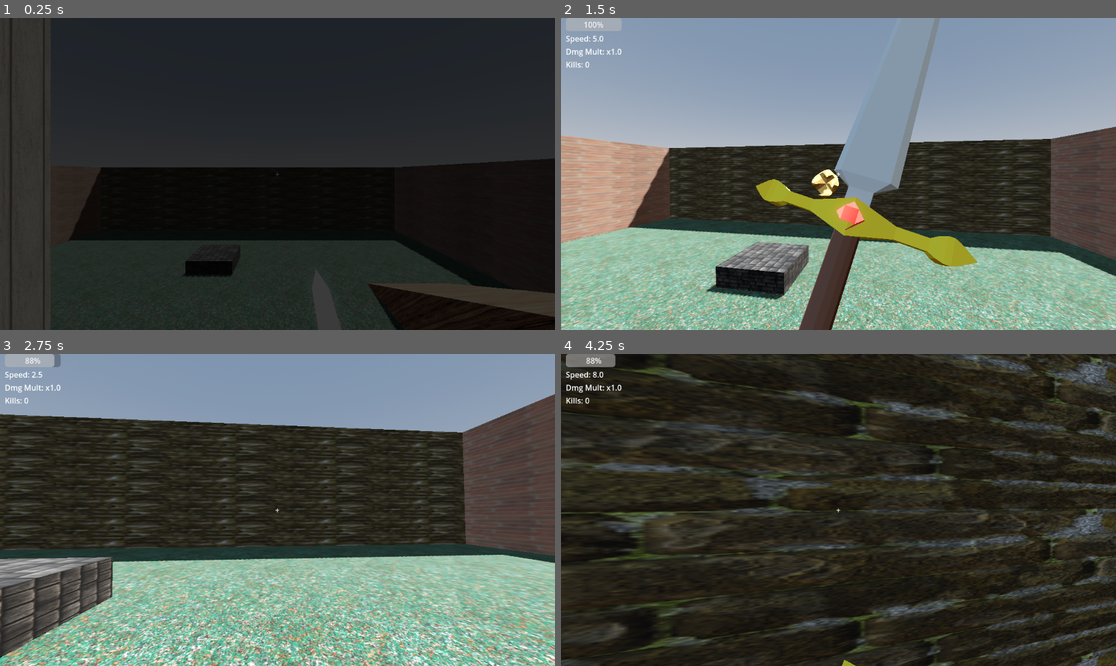
Above: before the commit, frames 1-4 (two rows, left to right).
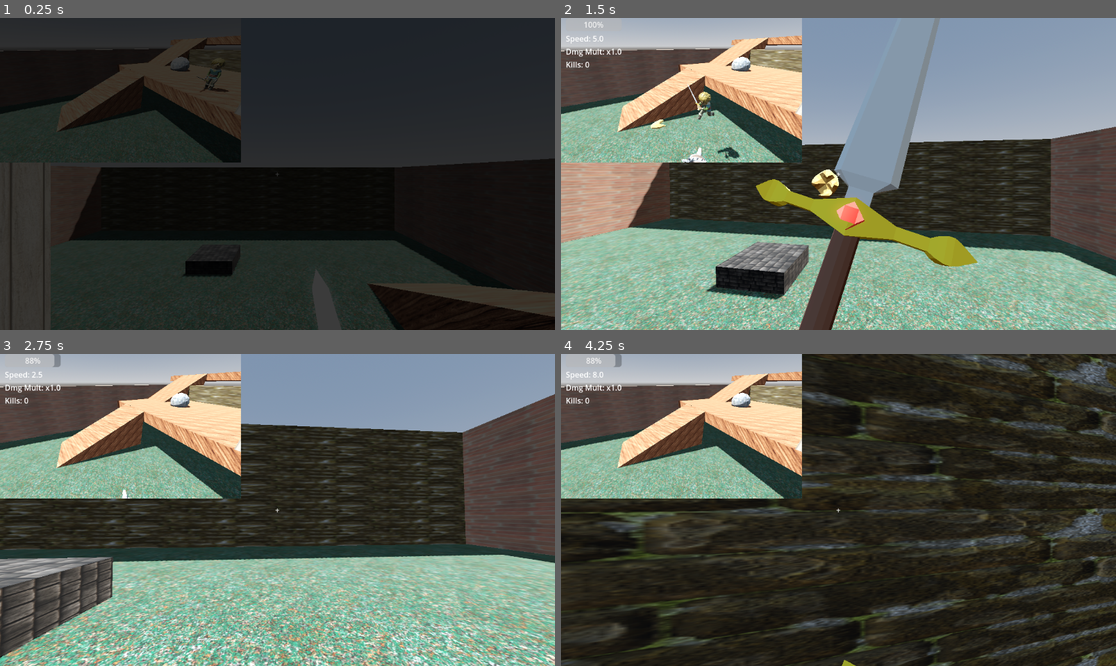
Above: after the commit, the same moments.

Repository: Joey-Red/godot-game-juice
Game: Godot game, scene res://Scenes/Main.tscn
Two runs of this game, one before a commit and one after it. Both use one fixed random seed, a clock stepped at 60 frames per second and the inputs below.
Inputs (mouse positions are in pixels of both pictures, inside the frame that each line leads up to):
- Up to frame 1 (0.25 s): no input
- Up to frame 2 (1.5 s): tap Enter at 0.5 s; move the mouse to (866, 174) at 0.52 s; hold W (move_forward) from 0.53 s (still down); click (866, 174) at 0.6 s; tap Space (jump) at 0.77 s; move the mouse to (810, 174) at 1.27 s; right-click (810, 174) at 1.35 s
- Up to frame 3 (2.75 s): keep holding W (move_forward); tap Space (jump) at 1.52 s; move the mouse to (288, 503) at 2.02 s; hold C (crouch) from 2.03 s (still down)
- Up to frame 4 (4.25 s): keep holding W (move_forward); move the mouse to (832, 516) at 2.77 s; release C (crouch) at 2.78 s; tap E (interact) at 2.85 s; tap Space (jump) at 3.02, 3.77 s; move the mouse to (877, 513) at 3.52 s; hold Shift (sprint) from 3.53 s (still down)

The runs differ from the first frame. In frame 1, 8.3% of the frame differs, in the area x 0-44%, y 5-47%; in frame 2, 19%; in frame 3, 18%; in frame 4, 19%, in the area x 0-44%, y 0-47%.

Commit message:
more juice
Enemy healthbar has more juice.
Now, in the Profile_EnemyHit.tres the enemy healthbar gets a bit bigger (very fast) and the enemy healthbar has a ghost healthbar, so it drains over time rather than instant like the normal healthbar.

Diff:
--- a/JuiceSystem/Data/Profiles/Profile_EnemyHit.tres
+++ b/JuiceSystem/Data/Profiles/Profile_EnemyHit.tres
@@ -1,12 +1,13 @@
-[gd_resource type="Resource" script_class="JuiceProfile" load_steps=6 format=3 uid="uid://o2hiqvcevlcr"]
+[gd_resource type="Resource" script_class="JuiceProfile" load_steps=7 format=3 uid="uid://o2hiqvcevlcr"]
 
 [ext_resource type="Script" uid="uid://cwnq3wkfbc7qc" path="res://JuiceSystem/Resources/JuiceEffect.gd" id="1_5cp1q"]
 [ext_resource type="Script" uid="uid://bcl7vmsmjsqqb" path="res://JuiceSystem/Resources/JuiceProfile.gd" id="2_3b0el"]
 [ext_resource type="Resource" uid="uid://bdpj4h1vr1kb1" path="res://JuiceSystem/Data/Sound_EnemyHit.tres" id="2_b4wvq"]
 [ext_resource type="Resource" uid="uid://bcj1enut0oikd" path="res://JuiceSystem/Data/Flash_Standard.tres" id="3_b4wvq"]
 [ext_resource type="Resource" uid="uid://bplwi3u2lv7ou" path="res://JuiceSystem/Data/Spawn_Blood.tres" id="4_8sacu"]
+[ext_resource type="Resource" uid="uid://c0keqiqn8gseg" path="res://JuiceSystem/Data/PunchHealthbar.tres" id="5_uu0y3"]
 
 [resource]
 script = ExtResource("2_3b0el")
-effects = Array[ExtResource("1_5cp1q")]([ExtResource("2_b4wvq"), ExtResource("3_b4wvq"), ExtResource("4_8sacu")])
+effects = Array[ExtResource("1_5cp1q")]([ExtResource("2_b4wvq"), ExtResource("3_b4wvq"), ExtResource("4_8sacu"), ExtResource("5_uu0y3")])
 metadata/_custom_type_script = "uid://bcl7vmsmjsqqb"
--- /dev/null
+++ b/JuiceSystem/Data/PunchHealthbar.tres
@@ -0,0 +1,7 @@
+[gd_resource type="Resource" script_class="EffectPunchScale" load_steps=2 format=3 uid="uid://c0keqiqn8gseg"]
+
+[ext_resource type="Script" uid="uid://bjw57aqp105dl" path="res://JuiceSystem/Effects/Effect_PunchScaleUI.gd" id="1_kjicv"]
+
+[resource]
+script = ExtResource("1_kjicv")
+metadata/_custom_type_script = "uid://bjw57aqp105dl"
--- /dev/null
+++ b/JuiceSystem/Effects/Effect_PunchScaleUI.gd
@@ -0,0 +1,50 @@
+class_name EffectPunchScale
+extends JuiceEffect
+
+## The name of the node to punch.
+## Defaults to "EnemyHealthbar3D" based on your screenshot.
+@export var node_name: String = "EnemyHealthbar3D"
+
+## How big to punch it (Multiplier).
+@export var punch_amount: Vector3 = Vector3(1.5, 1.5, 1.5)
+
+## How fast it snaps back.
+@export var duration: float = 0.2
+
+func execute(target: Node, _context: Dictionary = {}) -> void:
+	# 1. Find the Healthbar
+	# We use find_child to be safe, or get_node if you are sure of the name
+	var ui_node = target.find_child(node_name, true, false)
+
+	if not ui_node:
+		return
+
+	# 2. Kill existing tweens (so hits don't conflict)
+	# This prevents the bar from growing infinitely if you hit it fast
+	var tree = target.get_tree()
+	if not tree:
+		return
+
+	# 3. Create the Tween
+	var tween = tree.create_tween()
+	tween.set_trans(Tween.TRANS_ELASTIC) # Bouncy feel
+	tween.set_ease(Tween.EASE_OUT)
+
+	# "Punch" it up instantly-ish? No, let's tween TO the punch, then BACK.
+	# Actually, setting scale immediately and tweening back feels snappier.
+
+	# Store original scale if possible, or assume 1.0.
+	# For UI, usually 1.0 is safe, but let's be careful.
+	var end_scale = Vector3.ONE
+	if ui_node.has_meta("base_scale"):
+		end_scale = ui_node.get_meta("base_scale")
+	else:
+		# Save the initial scale the first time we touch it
+		end_scale = ui_node.scale
+		ui_node.set_meta("base_scale", end_scale)
+
+	# Apply the punch immediately
+	ui_node.scale = end_scale * punch_amount
+
+	# Tween back to normal
+	tween.tween_property(ui_node, "scale", end_scale, duration)
--- a/Scenes/Main.tscn
+++ b/Scenes/Main.tscn
@@ -9,6 +9,7 @@
 [ext_resource type="PackedScene" uid="uid://fl35pvoq34i8" path="res://Player/Spawner/player_spawner.tscn" id="6_v1gob"]
 [ext_resource type="PackedScene" uid="uid://beeu2vt163dw0" path="res://Enemies/Real_Enemies/Donyatsu.tscn" id="7_50glp"]
 [ext_resource type="PackedScene" uid="uid://dwo5owt1ajxim" path="res://Enemies/Real_Enemies/testenemy.tscn" id="8_vy5pj"]
+[ext_resource type="PackedScene" uid="uid://dc53ufoxmbgbu" path="res://Player/CameraDebug/CameraDebugContainer.tscn" id="10_bmxlf"]
 
 [sub_resource type="ProceduralSkyMaterial" id="ProceduralSkyMaterial_r150o"]
 sky_horizon_color = Color(0.66224277, 0.6717428, 0.6867428, 1)
@@ -74,3 +75,6 @@
 spawn_list = Array[ExtResource("3_v1gob")]([SubResource("Resource_50glp"), SubResource("Resource_jw32o"), SubResource("Resource_vy5pj"), SubResource("Resource_bmxlf"), SubResource("Resource_4kpch")])
 
 [node name="SampleArena" parent="Arenas/Arena_One" instance=ExtResource("3_kln2b")]
+
+[node name="CameraDebugContainer" parent="." instance=ExtResource("10_bmxlf")]
+transform = Transform3D(1, 0, 0, 0, 1, 0, 0, 0, 1, -2.066661, 0.49999952, -1.3526778)
--- a/UI-HUD/Enemy/EnemyHealthbar3D.tscn
+++ b/UI-HUD/Enemy/EnemyHealthbar3D.tscn
@@ -15,9 +15,16 @@
 transparent_bg = true
 size = Vector2i(200, 40)
 
-[node name="ProgressBar" type="ProgressBar" parent="SubViewport"]
+[node name="GhostBar" type="ProgressBar" parent="SubViewport"]
 anchors_preset = 15
 anchor_right = 1.0
 anchor_bottom = 1.0
 grow_horizontal = 2
 grow_vertical = 2
+
+[node name="HealthBar" type="ProgressBar" parent="SubViewport"]
+anchors_preset = 15
+anchor_right = 1.0
+anchor_bottom = 1.0
+grow_horizontal = 2
+grow_vertical = 2
--- a/UI-HUD/Enemy/enemy_healthbar_3d.gd
+++ b/UI-HUD/Enemy/enemy_healthbar_3d.gd
@@ -1,14 +1,58 @@
+#extends Sprite3D
+#
+#@onready var sub_viewport = $SubViewport
+#@onready var progress_bar = $SubViewport/ProgressBar
+#
+#func _ready():
+	#texture = sub_viewport.get_texture()
+#
+#func update_bar(current_hp, max_hp):
+	#progress_bar.max_value = max_hp
+	#progress_bar.value = current_hp
+	#
+	## Optional: Hide if full health or dead
+	#visible = current_hp < max_hp and current_hp > 0
 extends Sprite3D
 
 @onready var sub_viewport = $SubViewport
-@onready var progress_bar = $SubViewport/ProgressBar
+@onready var health_bar = $SubViewport/HealthBar # The Red Bar (Foreground)
+@onready var ghost_bar = $SubViewport/GhostBar   # The White Bar (Background)
+
+## How long to wait before the ghost starts draining
+@export var ghost_delay: float = 0.1
+## How fast the ghost catches up
+@export var ghost_speed: float = 200.0
+
+var _ghost_timer: float = 0.0
 
 func _ready():
+	# Force the texture update
 	texture = sub_viewport.get_texture()
 
 func update_bar(current_hp, max_hp):
-	progress_bar.max_value = max_hp
-	progress_bar.value = current_hp
+	# 1. Update the Instant Bar (Red)
+	health_bar.max_value = max_hp
+	health_bar.value = current_hp
 
-	# Optional: Hide if full health or dead
+	# 2. Update the Ghost Bar Max (in case max HP changed)
+	ghost_bar.max_value = max_hp
+
+	# 3. Reset the timer so it pauses briefly before draining
+	_ghost_timer = ghost_delay
+
+	# Optional: Toggle visibility
 	visible = current_hp < max_hp and current_hp > 0
+
+func _process(delta):
+	# Logic: If Ghost > Health, drain Ghost
+	if ghost_bar.value > health_bar.value:
+		_ghost_timer -= delta
+
+		if _ghost_timer <= 0:
+			# Drain the ghost towards the real health
+			# We use move_toward for a linear consistent speed
+			ghost_bar.value = move_toward(ghost_bar.value, health_bar.value, ghost_speed * delta)
+
+	# Logic: If Ghost < Health (e.g. Healed), snap instantly
+	elif ghost_bar.value < health_bar.value:
+		ghost_bar.value = health_bar.value
Not shown: 1 places in Enemies/DummyEnemy/dummy_enemy.tscn that only renumber resources
Not shown, added: JuiceSystem/Effects/Effect_PunchScaleUI.gd.uid
Not shown: 1 places in Scenes/Main.tscn that only renumber resources
